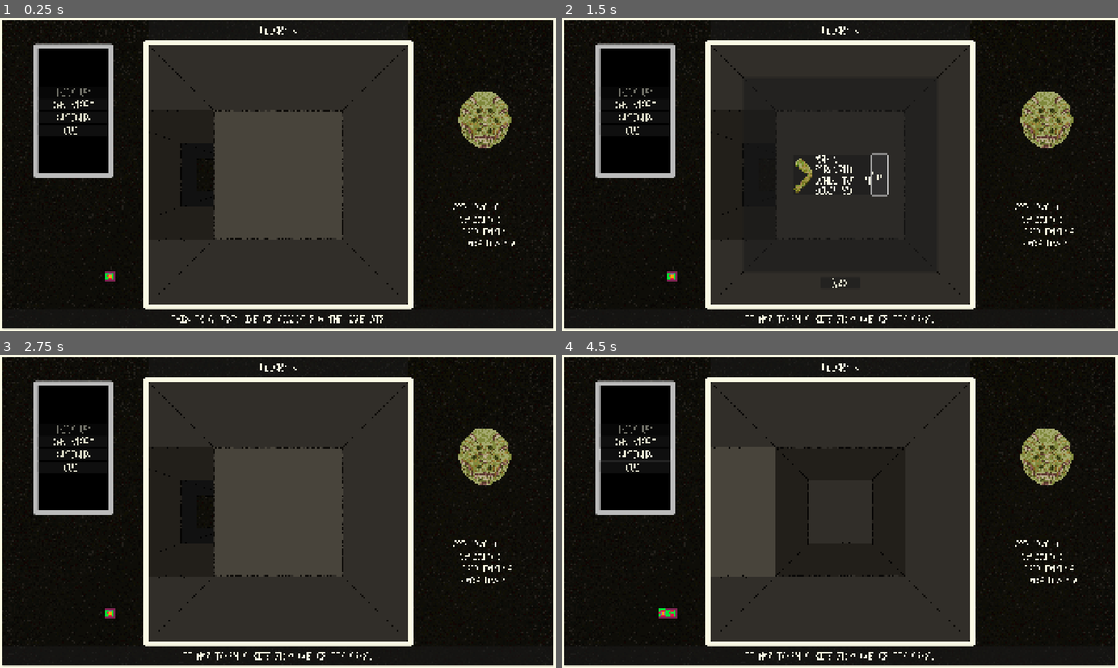
Above: before the commit, frames 1-4 (two rows, left to right).
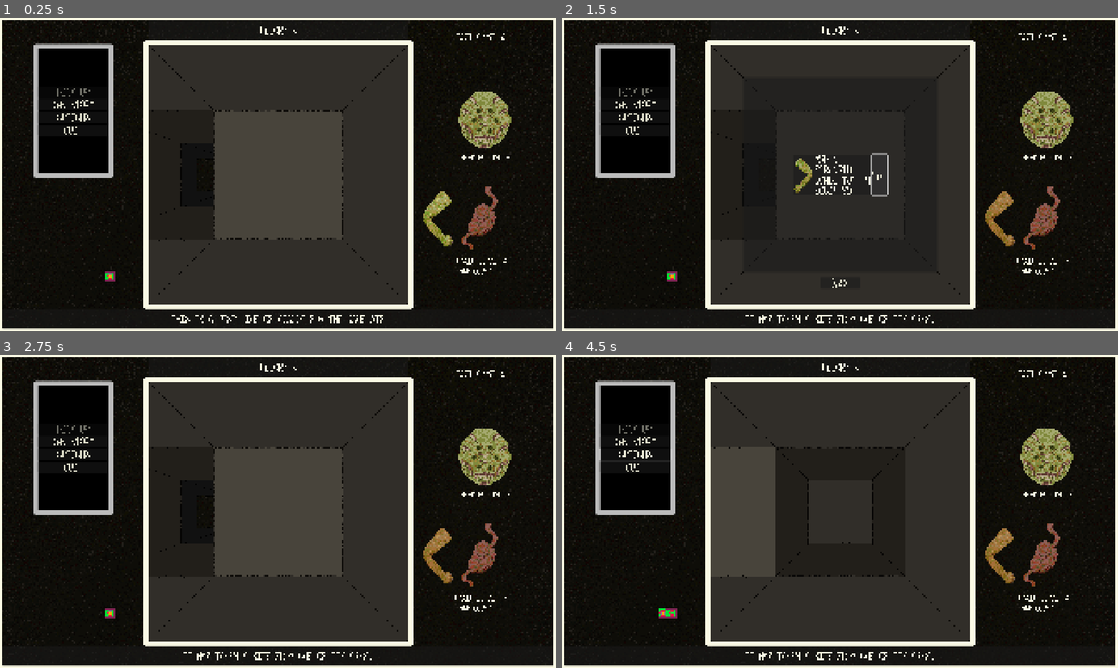
Above: after the commit, the same moments.

Repository: sym-z/arm-to-the-teeth
Game: Godot game, scene res://scenes/testing_level/testing_level.tscn
The game is run twice, just before and just after one commit, with the same random seed, the same clock (stepped at 60 frames per second) and the same inputs. The project has no main scene, so this scene is started directly.
Inputs (mouse positions are in pixels of both pictures, inside the frame that each line leads up to):
- Up to frame 1 (0.25 s): no input
- Up to frame 2 (1.5 s): click "INVENTORY" at 0.5 s; click "EAT" at 1.25 s
- Up to frame 3 (2.75 s): click "BACK" at 2 s
- Up to frame 4 (4.5 s): click "OPTIONS" at 2.75 s; move the mouse to (962, 495) at 3.52 s; hold D (turn_right) 3.53-4.28 s; click (962, 495) at 3.67 s; move the mouse to (728, 527) at 4.27 s; hold S (move_back) from 4.28 s (still down)

The runs differ from the first frame. In frame 1, 1.2% of the frame differs, in the area x 76-93%, y 4-82%; in frame 2, 1.1%; in frame 3, 1.1%; in frame 4, 1.2%.

Commit message:
Head, Arms and Stomach all functional in stat showcase

Diff:
--- a/src/classes/arm/arm.gd
+++ b/src/classes/arm/arm.gd
@@ -8,15 +8,9 @@
 var condition : int
 # Is the player using this arm or not?
 var equipped : bool
+# What is the maximum condition that this arm can be in?
+var max_condition : int
 
-# Called when the node enters the scene tree for the first time.
-func _ready():
-	pass # Replace with function body.
-
-
-# Called every frame. 'delta' is the elapsed time since the previous frame.
-func _process(delta):
-	pass
 
 func debug_print():
 	print("STR: ", strength)
--- a/src/prefabs/map/map.gd
+++ b/src/prefabs/map/map.gd
@@ -336,7 +336,8 @@
 			var arm_drop : Arm = Arm.new()
 			#TODO: Randomize
 			arm_drop.strength = 2
-			arm_drop.condition = 6
+			arm_drop.max_condition = 6
+			arm_drop.condition = arm_drop.max_condition
 			arm_drop.equipped = false
 			arm_atlas[loc] = arm_drop
 		elif type == Cell.TYPE.ENEMY:
--- a/src/prefabs/player/player.gd
+++ b/src/prefabs/player/player.gd
@@ -50,14 +50,16 @@
 	var starting_arm : Arm = Arm.new()
 	# TODO: Randomize
 	starting_arm.strength = 1
-	starting_arm.condition = 5
+	starting_arm.max_condition = 5
+	starting_arm.condition = starting_arm.max_condition
 	starting_arm.equipped = true
 	arm_count += 1
 	arm_inventory.append(starting_arm)
 	if Globals.debug_combat:
 		var power_arm : Arm = Arm.new()
 		power_arm.strength = 100
-		power_arm.condition = 100
+		power_arm.max_condition = 100
+		power_arm.condition = power_arm.max_condition
 		power_arm.equipped = true
 		arm_count += 1
 		arm_inventory.append(power_arm)
--- a/src/prefabs/ui/ui.gd
+++ b/src/prefabs/ui/ui.gd
@@ -49,6 +49,9 @@
 
 @export_category("Stat Showcase")
 @export var head_anim : AnimatedSprite2D
+@export var stomach_anim : AnimatedSprite2D
+@export var equipped_arm_anim_1 : AnimatedSprite2D
+@export var equipped_arm_anim_2 : AnimatedSprite2D
 #endregion
 func _ready():
 	Log.connect("new_log", update_log_line)
@@ -73,6 +76,7 @@
 		add_arm_to_inventory(player.arm_inventory[i], i+1)
 	player.connect("stat_change", refresh_stat_showcase)
 	player.connect("item_picked_up", refresh_stat_showcase)
+	refresh_stat_showcase()
 
 #region Mini Map
 func _on_mini_map_mini_map_ready():
@@ -206,14 +210,62 @@
 
 #region Stat Showcase
 func refresh_stat_showcase():
-	# Refresh head anim
+	refresh_head_stat()
+	refresh_stomach_stat()
+	refresh_arm_stat()
+
+func refresh_arm_stat():
+	# Index through inventory, and reveal an arm for each arm that is equipped.
+	var equipped_count : int = 0
+	var equipped_arms : Array[Arm] = []
+	for arm in player.arm_inventory:
+		if arm.equipped == true:
+			equipped_count += 1
+			equipped_arms.append(arm)
+	match equipped_count:
+		1:
+			equipped_arm_anim_1.visible = true
+			equipped_arm_anim_2.visible = false
+			# Apply same strategy used in head stat showcase
+			set_arm_frame(equipped_arms[0], equipped_arm_anim_1)
+		2:
+			equipped_arm_anim_1.visible = true
+			equipped_arm_anim_2.visible = true
+			set_arm_frame(equipped_arms[0], equipped_arm_anim_1)
+			set_arm_frame(equipped_arms[1], equipped_arm_anim_2)
+		_:
+			equipped_arm_anim_1.visible = false
+			equipped_arm_anim_2.visible = false
+	if equipped_count > 2:
+		push_error("Error in function refresh_stat_showcase in ui.gd, more than 2 arms are equipped when refreshing stat showcase.")
+
+func set_arm_frame(a : Arm, anim : AnimatedSprite2D):
+	var total_arm_frames = anim.sprite_frames.get_frame_count("default") - 1
+	var condition : float = a.condition
+	var max_condition : float = a.max_condition
+	var condition_percent : float = condition / max_condition
+	var frame_num = floor(total_arm_frames * condition_percent)
+	anim.frame = total_arm_frames - frame_num
+
+func refresh_stomach_stat():
+	match player.hunger_state:
+		player.HUNGER_LEVEL.SATISFIED:
+			stomach_anim.frame = 0
+		player.HUNGER_LEVEL.HUNGRY:
+			stomach_anim.frame = 1
+		player.HUNGER_LEVEL.STARVING:
+			stomach_anim.frame = 2
+		player.HUNGER_LEVEL.DEAD:
+			stomach_anim.frame = 3
+
+func refresh_head_stat():
 	# Get frame size, zero-indexed
-	var total_head_frames = head_anim.sprite_frames.get_frame_count("default") -1
+	var total_head_frames = head_anim.sprite_frames.get_frame_count("default") - 1
 	# Calculate percentage of player health, using floats
 	var health : float = player.head.health
 	var max_hp : float = player.head.max_health
-	var health_percent : float = health/max_hp
+	var health_percent : float = health / max_hp
 	# Apply this percentage to the total frames of the head animation
-	var frame_num = floor((total_head_frames) * health_percent)
+	var frame_num = floor(total_head_frames * health_percent)
 	head_anim.frame = total_head_frames - frame_num
 #endregion
--- a/src/prefabs/ui/ui.tscn
+++ b/src/prefabs/ui/ui.tscn
@@ -11,7 +11,9 @@
 [ext_resource type="Theme" uid="uid://cfkrwy0lnfu1n" path="res://themes/inventory/inventory_button.tres" id="7_lntee"]
 [ext_resource type="Theme" uid="uid://bikqjqnnew2tq" path="res://themes/log/log_line_label.tres" id="9_sidkk"]
 [ext_resource type="Texture2D" uid="uid://bt5uq4if1i0k6" path="res://assets/visual/prototype_items/v2/head_prototype_1B_beta_anim.png" id="9_u81w4"]
+[ext_resource type="Texture2D" uid="uid://3cv6is5vftjl" path="res://assets/visual/ui/prototype_stomach_0_beta_anim.png" id="10_5p271"]
 [ext_resource type="Theme" uid="uid://b0rwfmnijyt3u" path="res://themes/log/log_full_margin_container.tres" id="10_d8cmc"]
+[ext_resource type="Texture2D" uid="uid://c6hnsbl00mc2" path="res://assets/visual/prototype_items/v2/arm_prototype_0_beta_anim.png" id="11_0a60q"]
 [ext_resource type="PackedScene" uid="uid://dp85jko1wcurv" path="res://prefabs/ui/log_full_window/full_window_log_label.tscn" id="11_b6rlx"]
 [ext_resource type="Theme" uid="uid://dinequvservm1" path="res://themes/log/full_window_back_button.tres" id="12_b6rlx"]
 [ext_resource type="Theme" uid="uid://b4oi387uf7g0b" path="res://themes/log/full_window_panel_background.tres" id="12_hvfel"]
@@ -56,7 +58,79 @@
 "speed": 5.0
 }]
 
-[node name="UI" type="CanvasLayer" node_paths=PackedStringArray("pickup_button", "inventory_button", "options_button", "quit_button", "tooth_label", "arm_label", "head_label", "hunger_label", "inventory_container", "item_container", "inv_back_button", "log_line_label", "full_log_container", "full_log_window_container", "full_log_scroller", "full_log_back_button", "viewport_header_label", "mini_map", "combat_viewport", "head_anim")]
+[sub_resource type="AtlasTexture" id="AtlasTexture_xqkvd"]
+atlas = ExtResource("10_5p271")
+region = Rect2(0, 0, 112, 112)
+
+[sub_resource type="AtlasTexture" id="AtlasTexture_b7xdf"]
+atlas = ExtResource("10_5p271")
+region = Rect2(112, 0, 112, 112)
+
+[sub_resource type="AtlasTexture" id="AtlasTexture_locxv"]
+atlas = ExtResource("10_5p271")
+region = Rect2(224, 0, 112, 112)
+
+[sub_resource type="AtlasTexture" id="AtlasTexture_v5pwg"]
+atlas = ExtResource("10_5p271")
+region = Rect2(336, 0, 112, 112)
+
+[sub_resource type="SpriteFrames" id="SpriteFrames_l1g0r"]
+animations = [{
+"frames": [{
+"duration": 1.0,
+"texture": SubResource("AtlasTexture_xqkvd")
+}, {
+"duration": 1.0,
+"texture": SubResource("AtlasTexture_b7xdf")
+}, {
+"duration": 1.0,
+"texture": SubResource("AtlasTexture_locxv")
+}, {
+"duration": 1.0,
+"texture": SubResource("AtlasTexture_v5pwg")
+}],
+"loop": true,
+"name": &"default",
+"speed": 5.0
+}]
+
+[sub_resource type="AtlasTexture" id="AtlasTexture_l1g0r"]
+atlas = ExtResource("11_0a60q")
+region = Rect2(0, 0, 112, 224)
+
+[sub_resource type="AtlasTexture" id="AtlasTexture_x44xy"]
+atlas = ExtResource("11_0a60q")
+region = Rect2(112, 0, 112, 224)
+
+[sub_resource type="AtlasTexture" id="AtlasTexture_n1peg"]
+atlas = ExtResource("11_0a60q")
+region = Rect2(224, 0, 112, 224)
+
+[sub_resource type="AtlasTexture" id="AtlasTexture_ajsdd"]
+atlas = ExtResource("11_0a60q")
+region = Rect2(336, 0, 112, 224)
+
+[sub_resource type="SpriteFrames" id="SpriteFrames_q0gkn"]
+animations = [{
+"frames": [{
+"duration": 1.0,
+"texture": SubResource("AtlasTexture_l1g0r")
+}, {
+"duration": 1.0,
+"texture": SubResource("AtlasTexture_x44xy")
+}, {
+"duration": 1.0,
+"texture": SubResource("AtlasTexture_n1peg")
+}, {
+"duration": 1.0,
+"texture": SubResource("AtlasTexture_ajsdd")
+}],
+"loop": true,
+"name": &"default",
+"speed": 5.0
+}]
+
+[node name="UI" type="CanvasLayer" node_paths=PackedStringArray("pickup_button", "inventory_button", "options_button", "quit_button", "tooth_label", "arm_label", "head_label", "hunger_label", "inventory_container", "item_container", "inv_back_button", "log_line_label", "full_log_container", "full_log_window_container", "full_log_scroller", "full_log_back_button", "viewport_header_label", "mini_map", "combat_viewport", "head_anim", "stomach_anim", "equipped_arm_anim_1", "equipped_arm_anim_2")]
 script = ExtResource("1_gxjsb")
 pickup_button = NodePath("Context Menu/Button Container/Pick Up")
 inventory_button = NodePath("Context Menu/Button Container/Inventory")
@@ -78,6 +152,9 @@
 mini_map = NodePath("Mini Map")
 combat_viewport = NodePath("Combat Viewport")
 head_anim = NodePath("Stat Showcase/Head")
+stomach_anim = NodePath("Stat Showcase/Stomach")
+equipped_arm_anim_1 = NodePath("Stat Showcase/Arm")
+equipped_arm_anim_2 = NodePath("Stat Showcase/Arm2")
 
 [node name="Background" type="TextureRect" parent="."]
 offset_right = 40.0
@@ -131,40 +208,43 @@
 [node name="Temporary Labels" type="CanvasLayer" parent="."]
 
 [node name="TEMP TEETH" type="Label" parent="Temporary Labels"]
-offset_left = 1412.0
-offset_top = 639.0
-offset_right = 1860.0
-offset_bottom = 683.0
+offset_left = 1434.0
+offset_top = 52.0
+offset_right = 1882.0
+offset_bottom = 96.0
 theme = ExtResource("7_1is0v")
 text = "TOOTH COUNT: X"
 horizontal_alignment = 1
 
 [node name="TEMP ARMS" type="Label" parent="Temporary Labels"]
-offset_left = 1464.0
-offset_top = 683.0
-offset_right = 1848.0
-offset_bottom = 727.0
+offset_left = 1466.0
+offset_top = 850.0
+offset_right = 1850.0
+offset_bottom = 894.0
 theme = ExtResource("7_1is0v")
 text = "ARM COUNT: X"
 horizontal_alignment = 1
+vertical_alignment = 1
 
 [node name="TEMP HEAD" type="Label" parent="Temporary Labels"]
-offset_left = 1460.0
-offset_top = 724.0
-offset_right = 1908.0
-offset_bottom = 768.0
+offset_left = 1451.0
+offset_top = 458.0
+offset_right = 1899.0
+offset_bottom = 502.0
 theme = ExtResource("7_1is0v")
 text = "HEAD HEALTH: X"
 horizontal_alignment = 1
+vertical_alignment = 1
 
 [node name="TEMP HUNGER" type="Label" parent="Temporary Labels"]
-offset_left = 1445.0
-offset_top = 765.0
-offset_right = 1925.0
-offset_bottom = 809.0
+offset_left = 1418.0
+offset_top = 815.0
+offset_right = 1898.0
+offset_bottom = 859.0
 theme = ExtResource("7_1is0v")
 text = "HUNGER LEVEL: X"
 horizontal_alignment = 1
+vertical_alignment = 1
 
 [node name="Stat Showcase" type="CanvasLayer" parent="."]
 
@@ -172,6 +252,20 @@
 position = Vector2(1672, 353)
 scale = Vector2(2, 2)
 sprite_frames = SubResource("SpriteFrames_xqkvd")
+
+[node name="Stomach" type="AnimatedSprite2D" parent="Stat Showcase"]
+position = Vector2(1665, 693)
+scale = Vector2(2, 2)
+sprite_frames = SubResource("SpriteFrames_l1g0r")
+
+[node name="Arm" type="AnimatedSprite2D" parent="Stat Showcase"]
+position = Vector2(1510, 691)
+sprite_frames = SubResource("SpriteFrames_q0gkn")
+flip_h = true
+
+[node name="Arm2" type="AnimatedSprite2D" parent="Stat Showcase"]
+position = Vector2(1820, 691)
+sprite_frames = SubResource("SpriteFrames_q0gkn")
 
 [node name="Inventory" type="CanvasLayer" parent="."]
 layer = 2
Not shown: 1 places in src/prefabs/ui/ui.tscn that only renumber resources
Not shown, changed: docs/DEVLOG.md
Not shown, changed: docs/TODO.md
